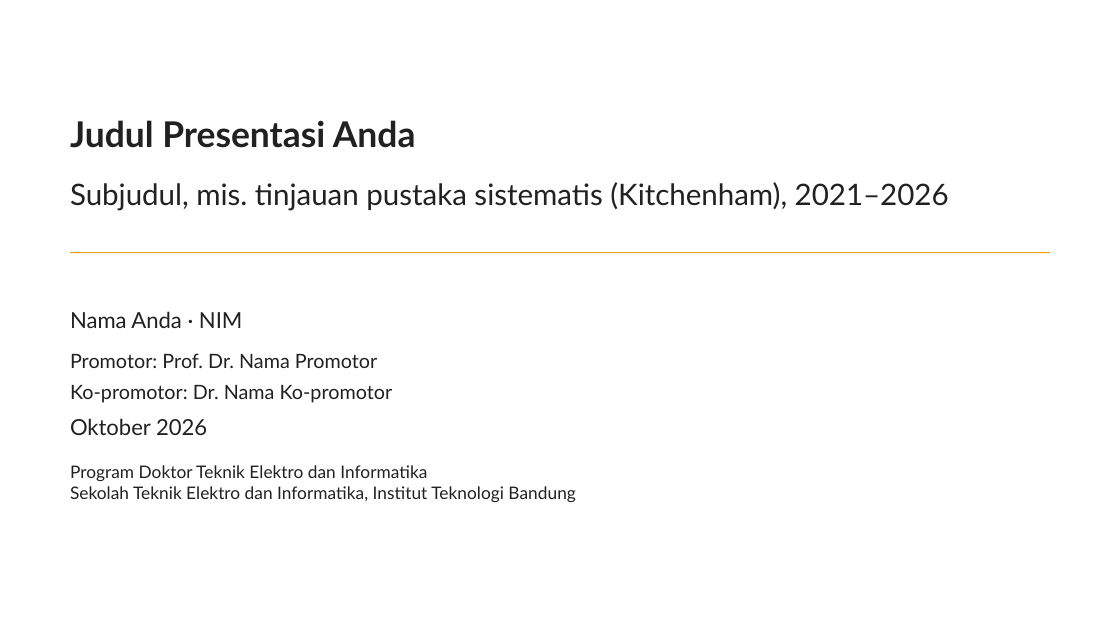
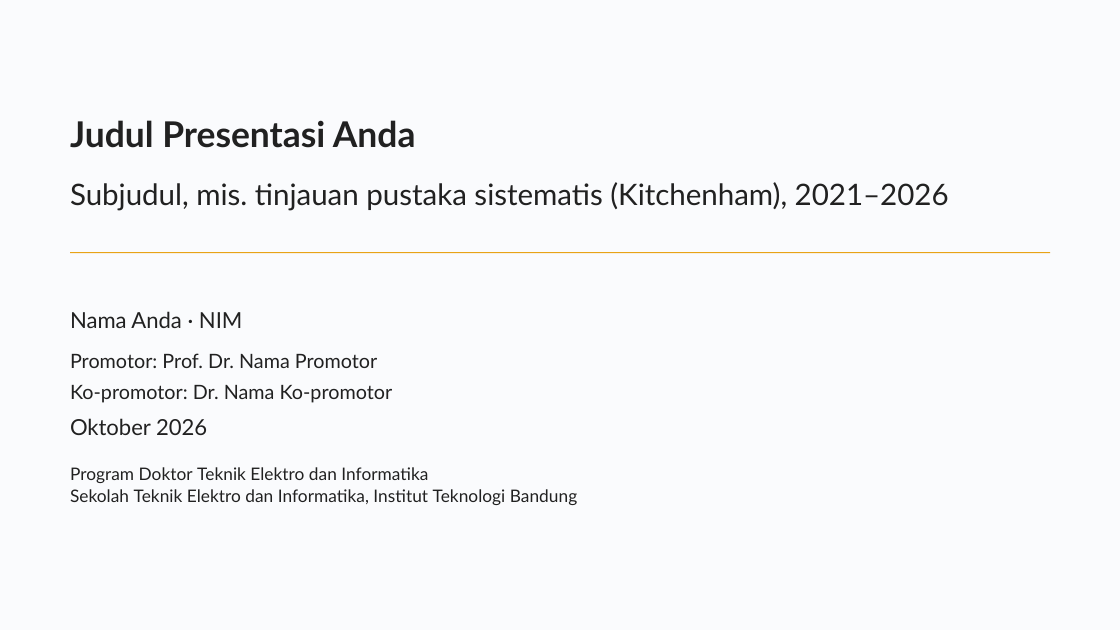
Before and after one commit to situkangsayur/deck-templates, a slide deck: slide 1 of itb-stei/libreoffice/contoh-itb.pptx. Drawn at 1120x630 pixels with LibreOffice and Linux fonts; fonts in the diff are those of the drawing; background and template pictures are left out. Boxes give left, top, right and bottom in pixels: in the first picture for what was removed or moved away, otherwise in the second. Text is boxed around its words. In the diff, an @@ line names an element or a change of style, - is before the commit and + after.

```diff
--- a/itb-stei/libreoffice/contoh-itb.pptx
+++ b/itb-stei/libreoffice/contoh-itb.pptx
@@ background #FFFFFF to #FAFBFD @@
@@ text "Program Doktor Teknik Elektro dan ..." at (70,467,577,505): line spacing 1 to 14.5pt @@
```
Also in this commit, not shown: 8 other slides changed, 1 slide added, 1 slide removed, 5 other files.
